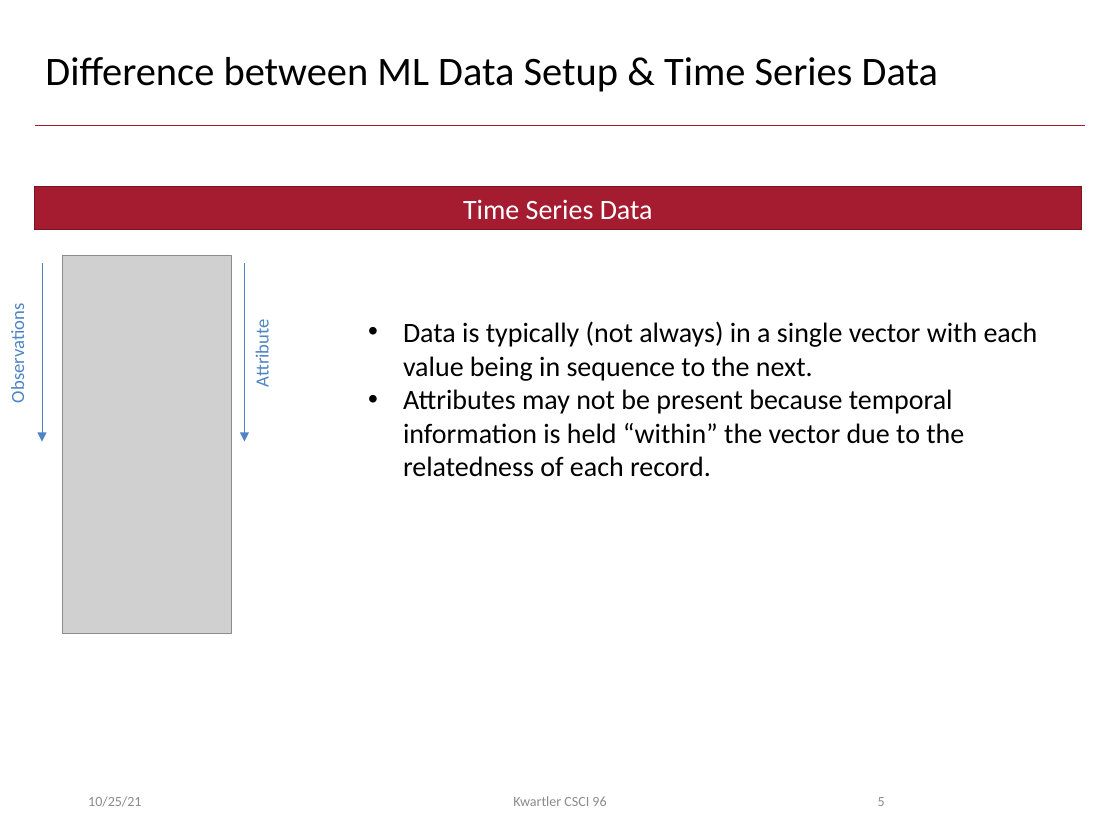
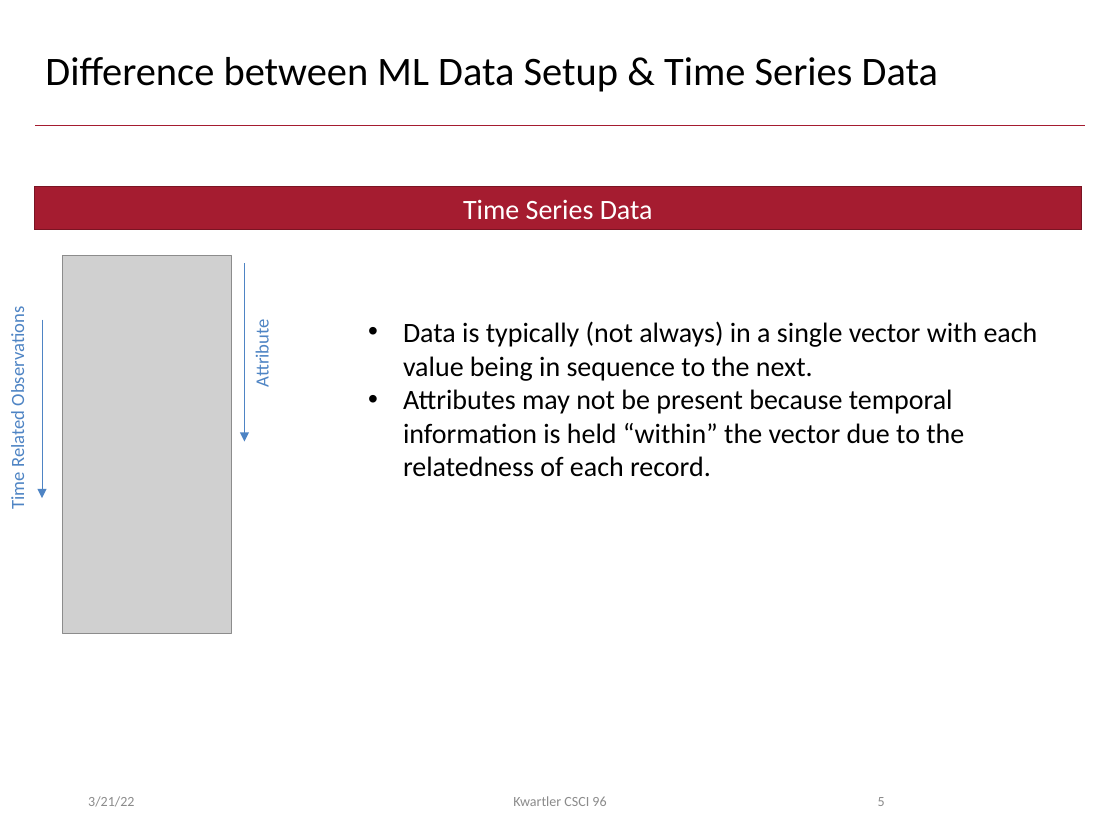
Before and after one commit to kwartler/Harvard_DataMining_Business_Student, a slide deck: slide 5 of Lessons/G_RF_TimeSeries/TimeSeries.pptx. Drawn at 1120x840 pixels with LibreOffice and Linux fonts; fonts in the diff are those of the drawing; grey boxes stand for pictures; background and template pictures are left out. Boxes give left, top, right and bottom in pixels: in the first picture for what was removed or moved away, otherwise in the second. Text is boxed around its words. In the diff, an @@ line names an element or a change of style, - is before the commit and + after.

```diff
--- a/Lessons/G_RF_TimeSeries/TimeSeries.pptx
+++ b/Lessons/G_RF_TimeSeries/TimeSeries.pptx
@@ text at (x1=6, y1=317, x2=29, y2=509): text changed @@
-Observations
+Time Related Observations
@@ arrow moved from (43, 263) - (43, 441) to (43, 319) - (43, 498) @@
@@ text at (x1=88, y1=796, x2=134, y2=807): text changed @@
-10/25/21
+3/21/22
```
Also in this commit, not shown: 51 other slides changed, 6 other files.
